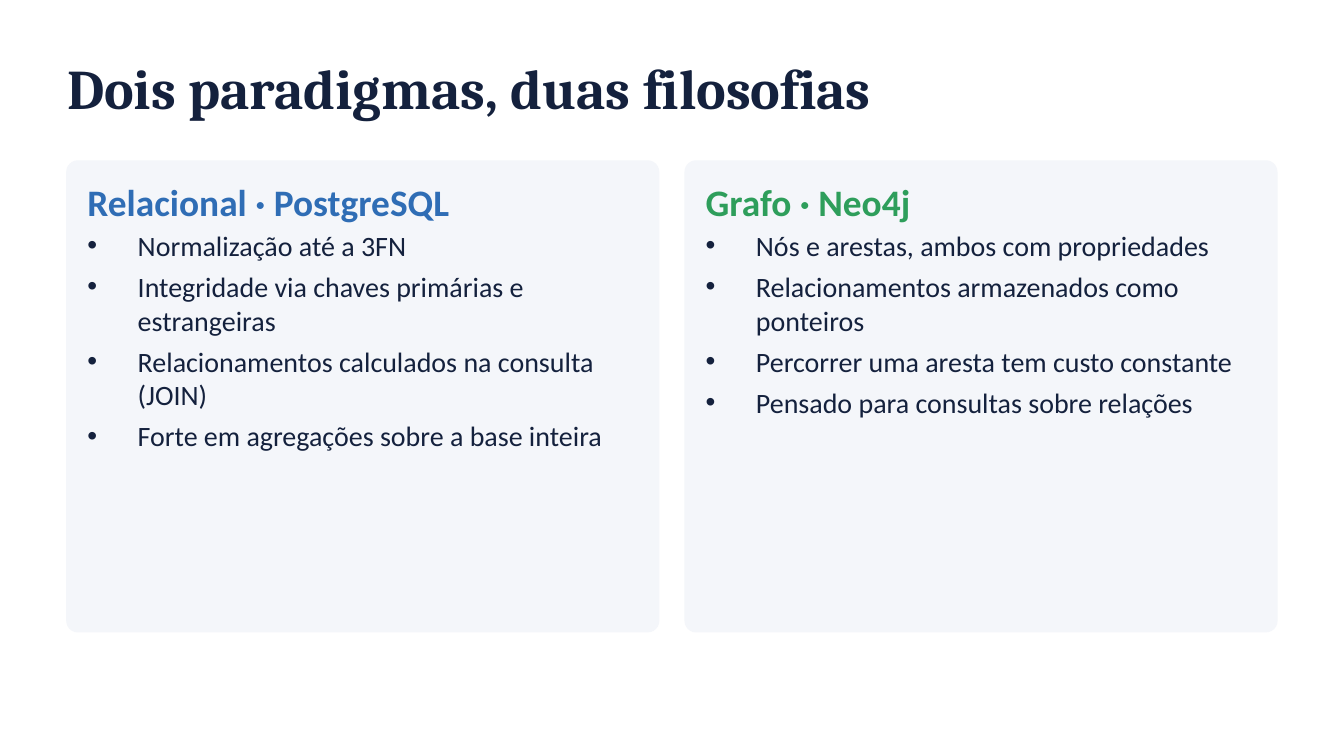
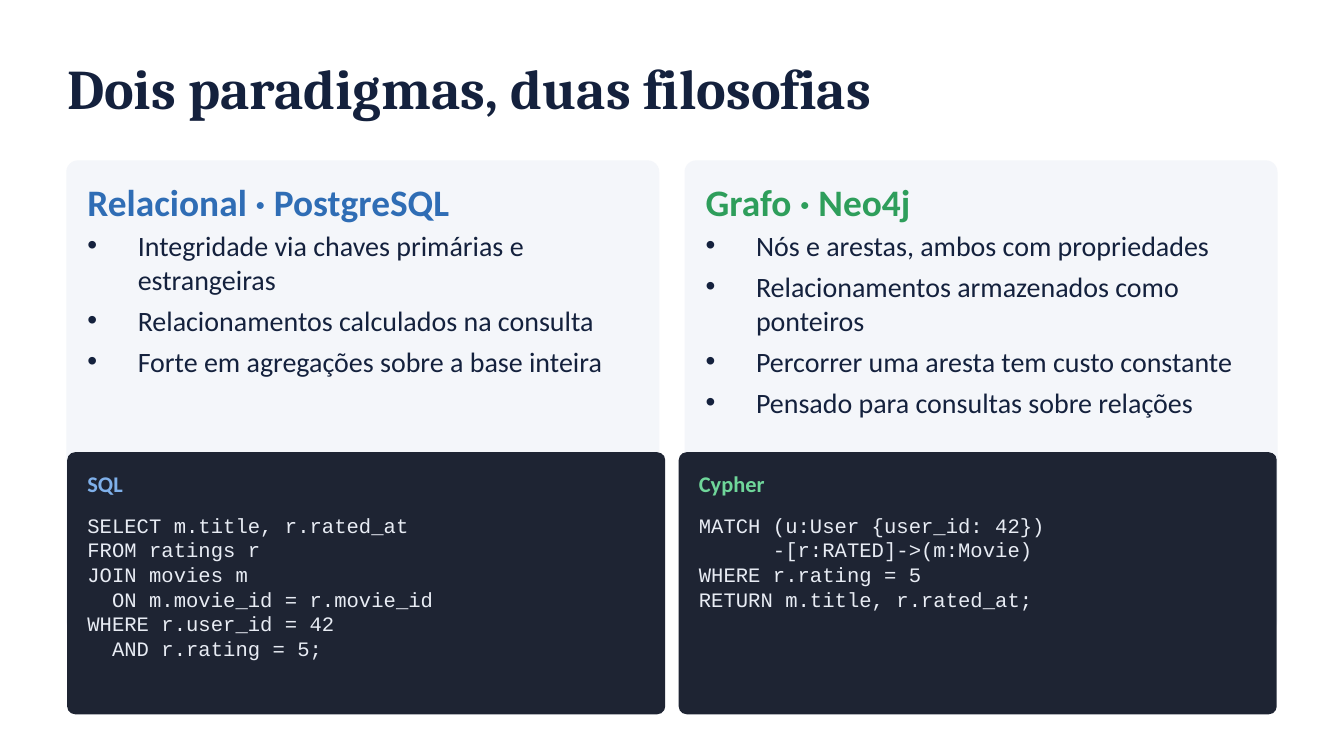
Before and after one commit to FineiasAntonio/BancoDeDados, a slide deck: slide 3 of docs/apresentacao.pptx. Drawn at 1344x756 pixels with LibreOffice and Linux fonts; fonts in the diff are those of the drawing. Boxes give left, top, right and bottom in pixels: in the first picture for what was removed or moved away, otherwise in the second. Text is boxed around its words. In the diff, an @@ line names an element or a change of style, - is before the commit and + after.

```diff
--- a/docs/apresentacao.pptx
+++ b/docs/apresentacao.pptx
@@ text at (x1=138, y1=236, x2=406, y2=261): paragraph removed @@
-• Normalização até a 3FN
@@ text at (x1=138, y1=311, x2=594, y2=332): text changed @@
-• Relacionamentos calculados na consulta (JOIN)
+• Relacionamentos calculados na consulta
@@ rounded rectangle added at (x1=67, y1=453, x2=665, y2=715), fill #1E2433 @@
@@ text added at (x1=87, y1=477, x2=122, y2=495), 12 pt, text #7FB0EA, bold @@
+SQL
@@ rounded rectangle added at (x1=679, y1=453, x2=1277, y2=715), fill #1E2433 @@
@@ text added at (x1=699, y1=476, x2=765, y2=496), 12 pt, text #6FD69A, bold @@
+Cypher
@@ text added at (x1=87, y1=518, x2=433, y2=661), 11 pt, text #E8ECF4 @@
+SELECT m.title, r.rated_at
+FROM ratings r
+JOIN movies m
+ON m.movie_id = r.movie_id
+WHERE r.user_id = 42
+AND r.rating = 5;
@@ text added at (x1=699, y1=518, x2=1044, y2=611), 11 pt, text #E8ECF4 @@
+MATCH (u:User {user_id: 42})
+-[r:RATED]->(m:Movie)
+WHERE r.rating = 5
+RETURN m.title, r.rated_at;
```
Also in this commit, not shown: 9 other slides changed, 2 slides removed.
